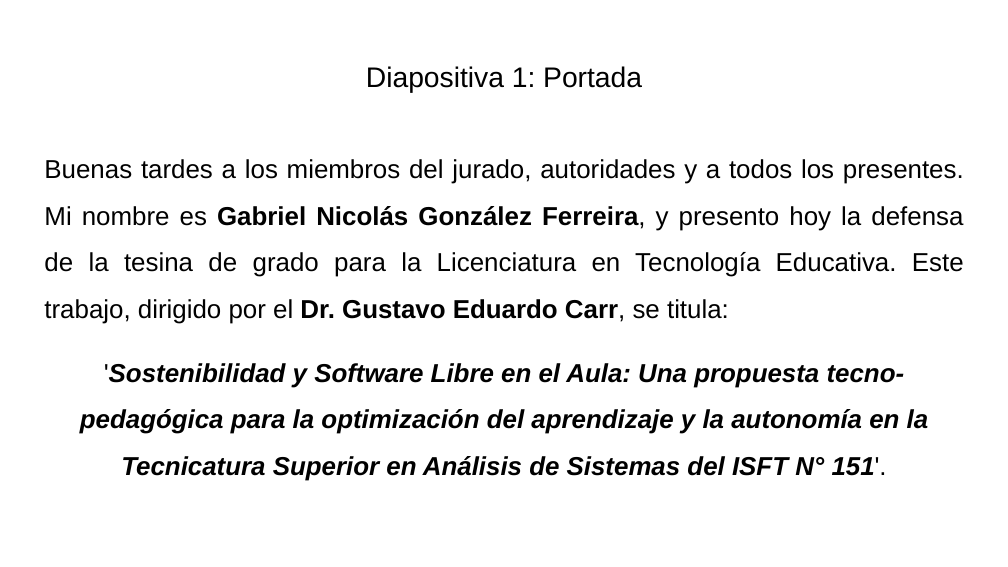
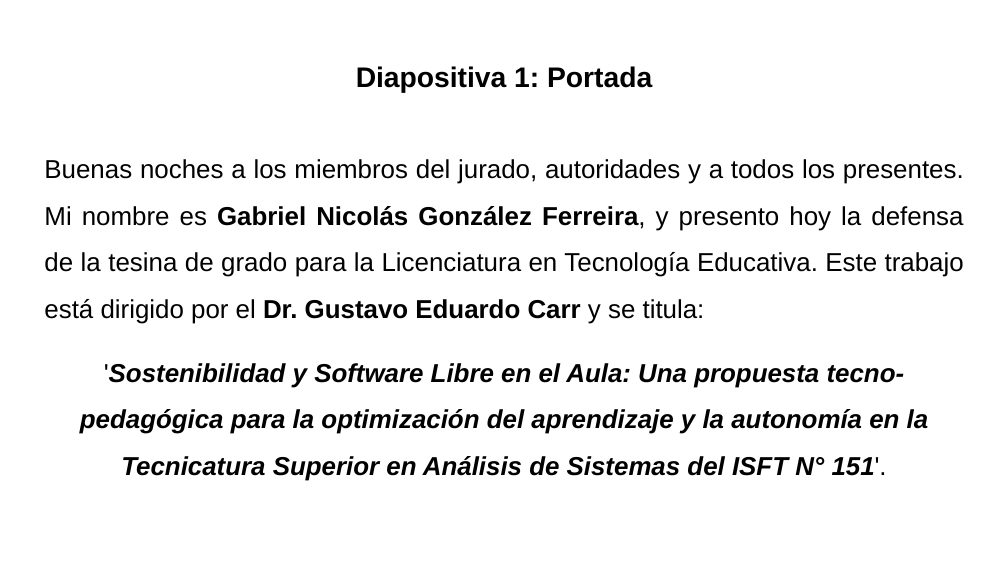
Before and after one commit to gabrielinuz/gabrielinuz.github.io, a slide deck: slide 2 of doc/GUION_DE_DEFENSA_LTE.pptx. Drawn at 1008x567 pixels with LibreOffice and Linux fonts; fonts in the diff are those of the drawing. Boxes give left, top, right and bottom in pixels: in the first picture for what was removed or moved away, otherwise in the second. Text is boxed around its words. In the diff, an @@ line names an element or a change of style, - is before the commit and + after.

Commit message:
Corrección de Guión de Defensa

```diff
--- a/doc/GUION_DE_DEFENSA_LTE.pptx
+++ b/doc/GUION_DE_DEFENSA_LTE.pptx
@@ title "Diapositiva 1: Portada" at [356, 66, 652, 93]: bold on @@
@@ text at [44, 159, 964, 324]: text changed @@
-Buenas tardes a los miembros del jurado, autoridades y a todos los presentes. Mi nombre es Gabriel Nicolás González Ferreira, y presento hoy la defensa de la tesina de grado para la Licenciatura en Tecnología Educativa. Este trabajo, dirigido por el Dr. Gustavo Eduardo Carr, se titula:
+Buenas noches a los miembros del jurado, autoridades y a todos los presentes. Mi nombre es Gabriel Nicolás González Ferreira, y presento hoy la defensa de la tesina de grado para la Licenciatura en Tecnología Educativa. Este trabajo está dirigido por el Dr. Gustavo Eduardo Carr y se titula:
```
Also in this commit, not shown: 18 other slides changed, 1 other file.
